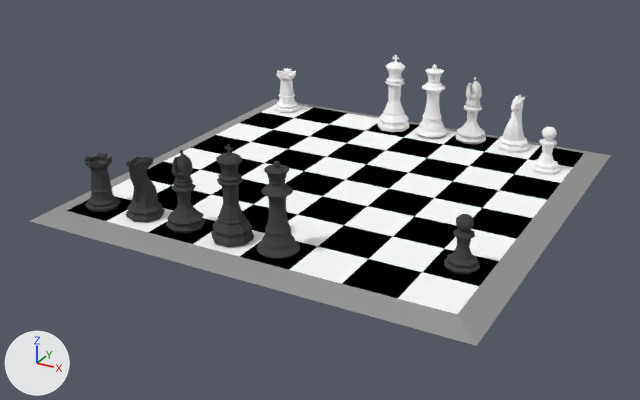
A saved change to the Blender file chess/models/source/chess set.blend.
One viewpoint serves both versions: a 50 mm camera at (3.92, -7.68, 3.61) aimed at (-0.12, -0.34, -0.06). Lighting does not change. The marker at lower left points along +X, +Y and +Z. The picture after the commit comes second.

Before the edit, the objects in view are built like this:
```python
ob_bishop_white = bpy.data.objects.new('bishop_white', me_chess_bishop)
ob_bishop_white.location = (0.733, 1.767, 0.08)
ob_king_white = bpy.data.objects.new('king_white', me_cylinder_001)
ob_king_white.location = (-0.242, 1.74, 0.079)
ob_king_white.rotation_euler = (0.0, 0.0, -0.393)  # degrees (0, 0, -23)
ob_knight_white = bpy.data.objects.new('knight_white', me_chess_knight)
ob_knight_white.location = (1.241, 1.776, 0.071)
ob_pawn_black = bpy.data.objects.new('pawn_black', me_chess_pawn_001)
ob_pawn_black.location = (1.756, -1.255, 0.071)
ob_pawn_white = bpy.data.objects.new('pawn_white', me_chess_pawn)
ob_pawn_white.location = (1.756, 1.286, 0.071)
ob_queen_white = bpy.data.objects.new('queen_white', me_chess_queen)
ob_queen_white.location = (0.243, 1.763, 0.07)
ob_rook_white = bpy.data.objects.new('rook_white', me_chess_rook)
ob_rook_white.location = (-1.756, 1.756, 0.075)
# also in view: 'knight_black' at (-1.26, -1.72, 0.38); 'king_black' at (-0.24, -1.75, 0.53); 'queen_black' at (0.25, -1.75, 0.49); 'bishop_black' at (-0.76, -1.75, 0.46); 'rook_black' at (-1.76, -1.75, 0.33)
```
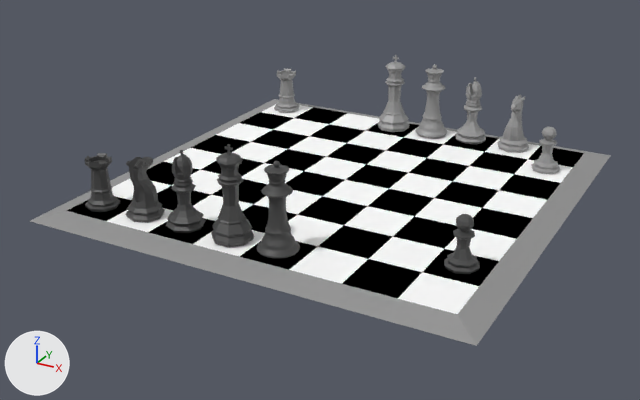
What differs and where, as boxes (x1, y1, x2, y2) in the pictures (640 x 400 px):
'king_white', recoloured (white to grey): (377, 55, 409, 132) in both
'queen_white', recoloured (white to grey): (415, 64, 447, 137) in both
'bishop_white', recoloured (white to grey): (455, 77, 486, 144) in both
'knight_white', recoloured (white to grey): (497, 95, 529, 153) in both
'pawn_white', recoloured (white to grey): (531, 127, 560, 174) in both
'rook_white', recoloured (white to grey): (274, 68, 300, 113) in both

Edits to the bpy script that builds the scene:
```text
Add mat_figurewhite:
    mat_figurewhite = principled_material('FigureWhite')
    mat_figurewhite.base_color = (0.325, 0.325, 0.325)  # grey #9a9a9a
    mat_figurewhite.metallic = 0.121
    mat_figurewhite.roughness = 0.489
Change me_chess_rook:
    where me_chess_rook.from_pydata(...)  # 112 vertices, 114 faces; spans x -0.17..0.17, y -0.17..0.17, z 0.0..0.502
    remove me_chess_rook.materials.append(mat_material_004)  # white #ffffff
    add me_chess_rook.materials.append(mat_figurewhite)  # grey #9a9a9a
Change me_chess_knight:
    where me_chess_knight.from_pydata(...)  # 243 vertices, 280 faces; spans x -0.188..0.188, y -0.188..0.188, z 0.0..0.612
    remove me_chess_knight.materials.append(mat_material_008)  # white #ffffff
    add me_chess_knight.materials.append(mat_figurewhite)  # grey #9a9a9a
Change me_chess_bishop:
    where me_chess_bishop.from_pydata(...)  # 192 vertices, 194 faces; spans x -0.188..0.188, y -0.188..0.188, z 0.0..0.754
    remove me_chess_bishop.materials.append(mat_material_011)  # white #e7e7e7
    add me_chess_bishop.materials.append(mat_figurewhite)  # grey #9a9a9a
Change me_cylinder_001:
    where me_cylinder_001.from_pydata(...)  # 248 vertices, 242 faces; spans x -0.195..0.195, y -0.195..0.195, z 0.0..0.902
    remove me_cylinder_001.materials.append(mat_material_009)  # white #ffffff
    add me_cylinder_001.materials.append(mat_figurewhite)  # grey #9a9a9a
Change me_chess_queen:
    where me_chess_queen.from_pydata(...)  # 225 vertices, 241 faces; spans x -0.223..0.223, y -0.223..0.223, z 0.0..0.85
    remove me_chess_queen.materials.append(mat_material_009)  # white #ffffff
    add me_chess_queen.materials.append(mat_figurewhite)  # grey #9a9a9a
Change me_chess_pawn:
    where me_chess_pawn.from_pydata(...)  # 129 vertices, 129 faces; spans x -0.159..0.159, y -0.159..0.159, z 0.0..0.48
    remove me_chess_pawn.materials.append(mat_material_009)  # white #ffffff
    add me_chess_pawn.materials.append(mat_figurewhite)  # grey #9a9a9a
```
